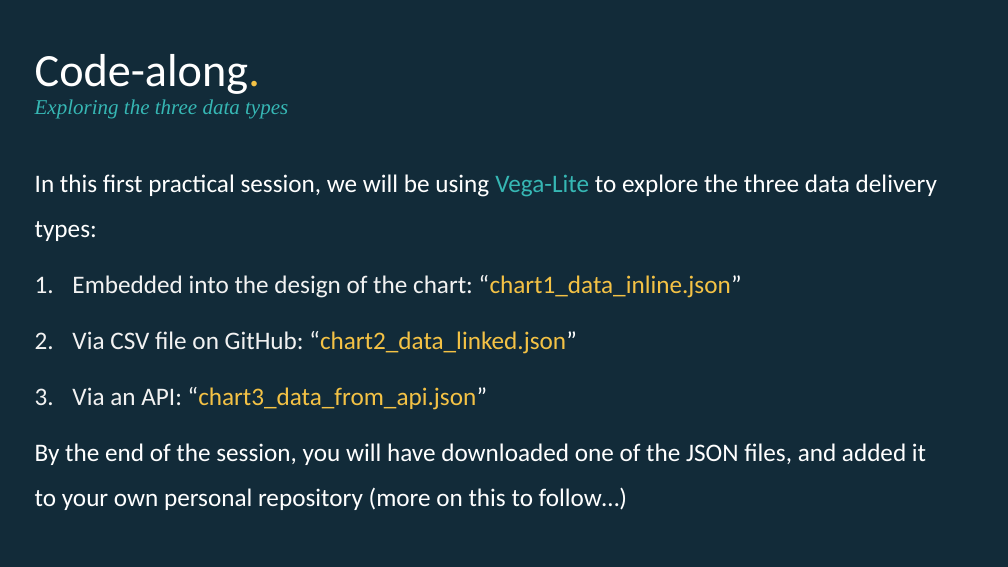
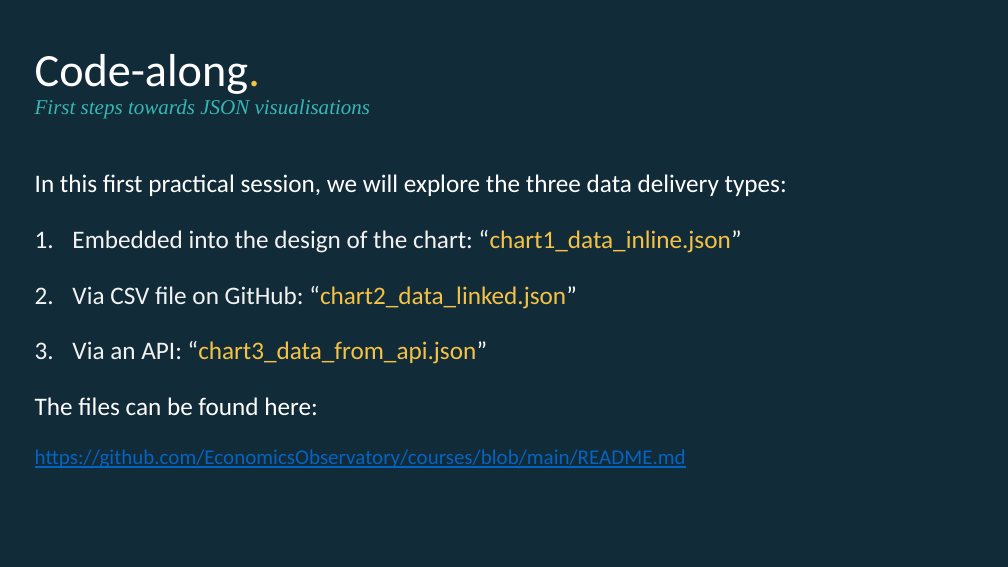
Before and after one commit to EconomicsObservatory/courses, a slide deck: slide 37 of 1/1_Charts_as_data.pptx (slide 26 before the commit). Drawn at 1008x567 pixels with LibreOffice and Linux fonts; fonts in the diff are those of the drawing. Boxes give left, top, right and bottom in pixels: in the first picture for what was removed or moved away, otherwise in the second. Text is boxed around its words. In the diff, an @@ line names an element or a change of style, - is before the commit and + after.

```diff
--- a/1/1_Charts_as_data.pptx
+++ b/1/1_Charts_as_data.pptx
@@ text at (35, 54, 371, 119): text changed @@
-Code-along.
-Exploring the three data types
+Code-along.
+First steps towards JSON visualisations
@@ text at (35, 174, 787, 196): text changed @@
-In this first practical session, we will be using Vega-Lite to explore the three data delivery types:
+In this first practical session, we will explore the three data delivery types:
@@ text at (35, 397, 686, 468): text changed; size 24 to 20 pt; text colour #FFFFFF to #0563C1 @@
-By the end of the session, you will have downloaded one of the JSON files, and added it to your own personal repository (more on this to follow…)
+The files can be found here:
+https://github.com/EconomicsObservatory/courses/blob/main/README.md
```
Also in this commit, not shown: 6 other slides changed, 20 slides added, 6 slides removed.
